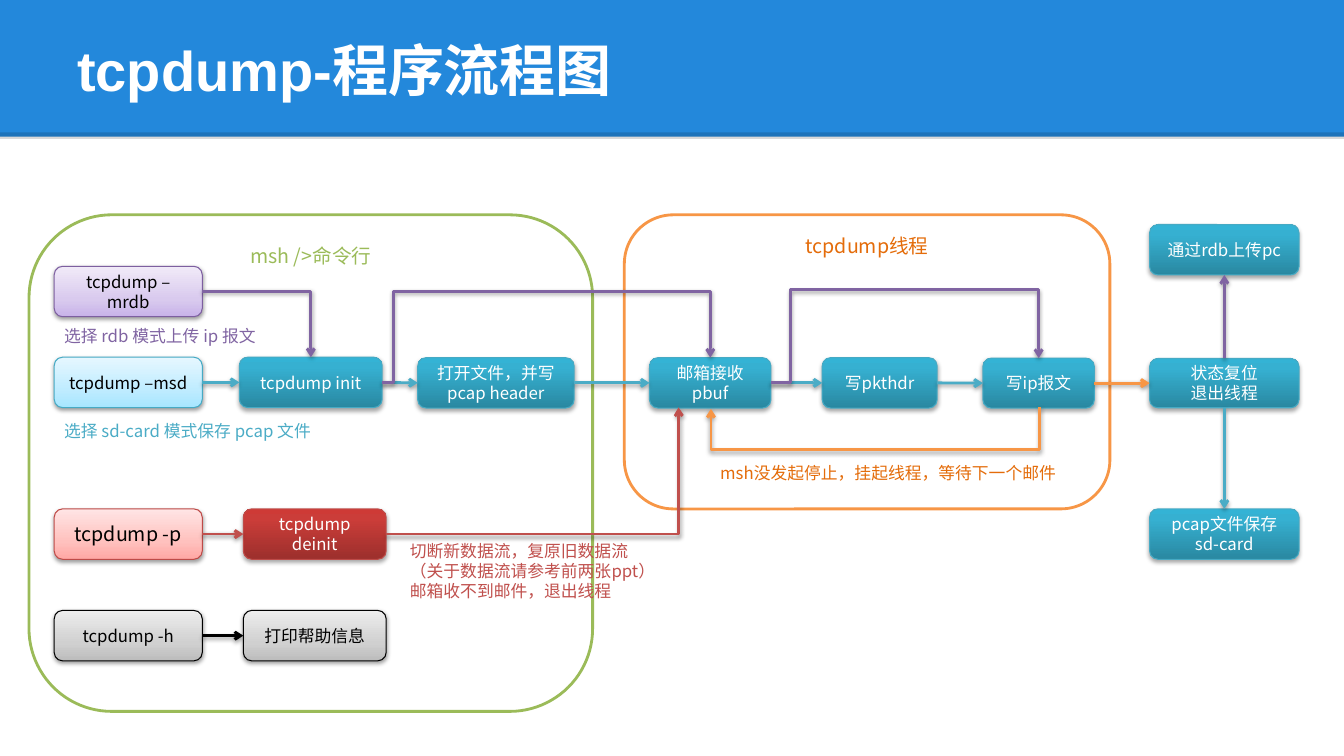
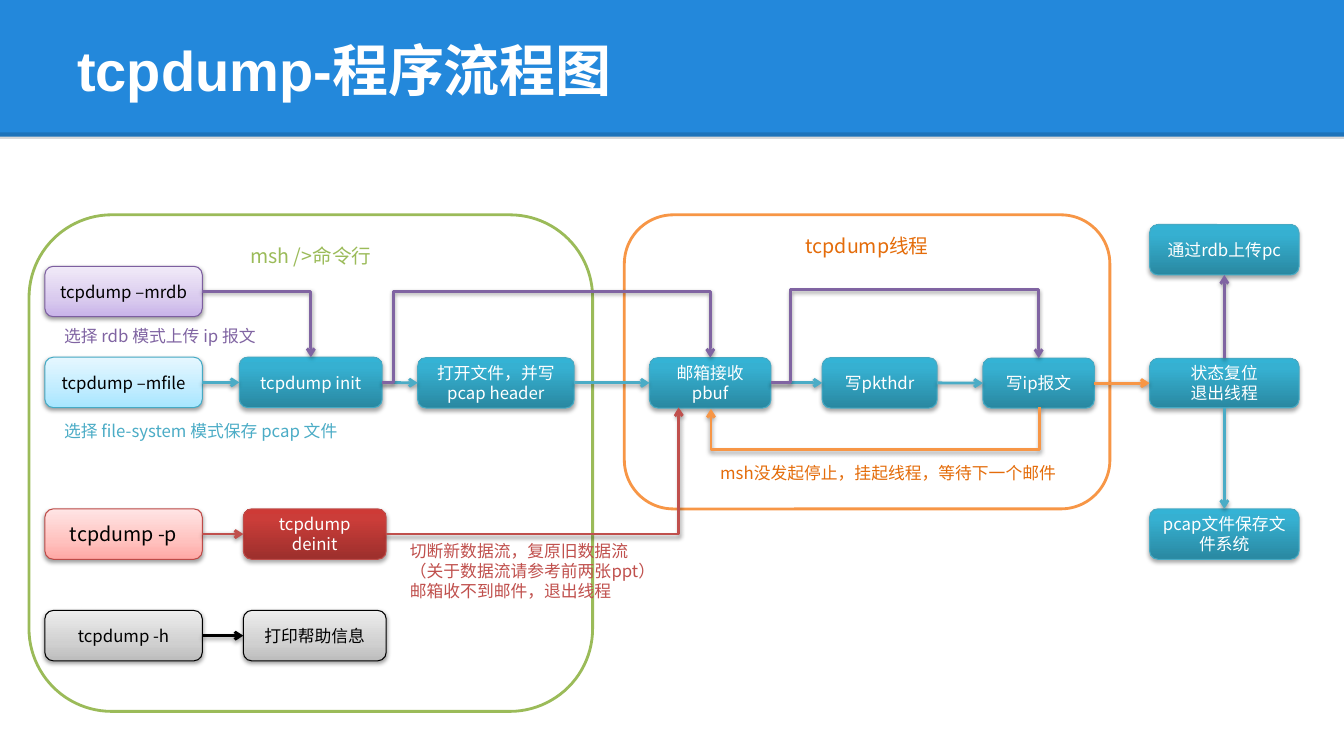
Before and after one commit to lepustse/tcpdump, a slide deck: slide 8 of tcpdump.pptx. Drawn at 1344x756 pixels with LibreOffice and Linux fonts; fonts in the diff are those of the drawing; background and template pictures are left out. Boxes give left, top, right and bottom in pixels: in the first picture for what was removed or moved away, otherwise in the second. Text is boxed around its words. In the diff, an @@ line names an element or a change of style, - is before the commit and + after.

Commit message:
更新如下： 1、修改-m命令参数名，改为-mfile 2、对应修改readme 3、对应修改ppt

```diff
--- a/tcpdump.pptx
+++ b/tcpdump.pptx
@@ rounded rectangle "tcpdump –mrdb": place and size @@
-rounded rectangle "tcpdump –mrdb" at [54,266,203,317]
+rounded rectangle "tcpdump –mrdb" at [45,266,203,317]
@@ rounded rectangle "tcpdump –mfile": place and size @@
-rounded rectangle "tcpdump –mfile" at [54,357,203,407]
+rounded rectangle "tcpdump –mfile" at [45,357,203,407]
@@ text in rounded rectangle at [62,375,186,393]: text changed @@
-tcpdump –msd
+tcpdump –mfile
@@ text at [64,423,338,441]: text changed @@
-选择 sd-card 模式保存 pcap 文件
+选择 file-system 模式保存 pcap 文件
@@ rounded rectangle "tcpdump -p": place and size @@
-rounded rectangle "tcpdump -p" at [54,509,203,560]
+rounded rectangle "tcpdump -p" at [45,509,203,560]
@@ text in rounded rectangle at [1195,533,1254,550]: text changed @@
-pcap文件保存sd-card
+pcap文件保存文件系统
@@ rounded rectangle "tcpdump -h": place and size @@
-rounded rectangle "tcpdump -h" at [54,611,203,661]
+rounded rectangle "tcpdump -h" at [45,611,203,661]
```
Also in this commit, not shown: 2 other slides changed, 2 other files.
